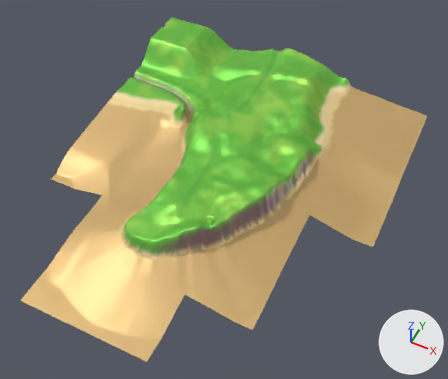
The glTF model native/world/r/pallet_house_trail/terrain.glb: old version first, new version second.
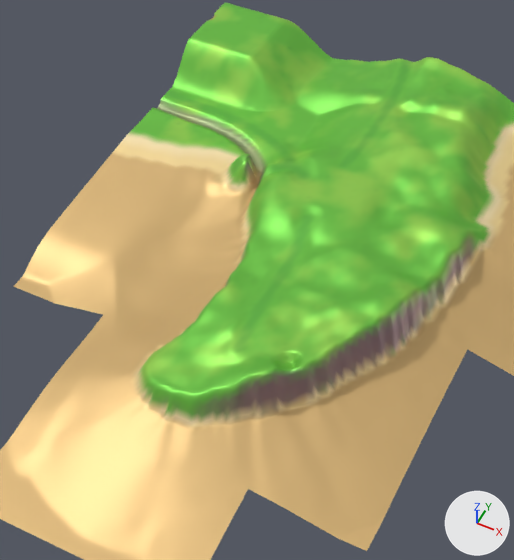
Each version is shown whole from a camera (50 mm lens) standing at (292.0, -395.0, 314.0) and looking at (165.0, -142.0, -4.0), then close up on the part from 10% to 75% of the width and 4% to 88% of the height. Lighting does not change. The marker at lower right points along +X, +Y and +Z. The last two pictures show the newer version. Where no turn or scale is listed for an object, it has been applied to the vertices. Vertices at exactly the same position are counted once.

In view in the first close-up: 'terrain_3_5', 'terrain_3_6', 'terrain_4_5'.
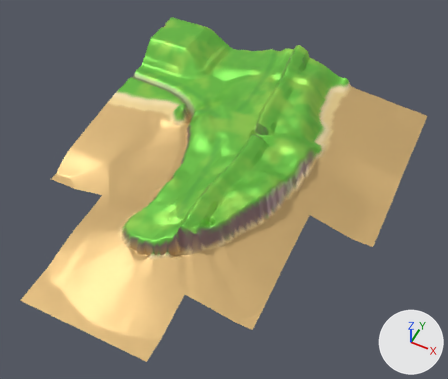
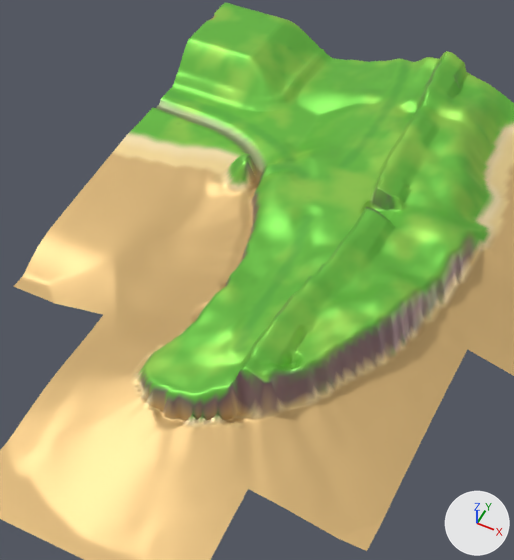
Edits to the bpy script that builds the scene:
```text
Change me_mesh_0:
    used by ob_terrain_3_5; location = (0.0, 0.0, 0.0)
    remove me_mesh_0.from_pydata(...)  # 14641 vertices, 28800 faces; spans x 45.0..225.0, y -180.0..0.0, z -14.0..20.0
    add me_mesh_0.from_pydata(...)  # 14641 vertices, 28800 faces; spans x 45.0..225.0, y -180.0..0.0, z -14.0..23.0
    me_mesh_0 part 1: 885 of 14641 vertices moved; they spanned x 158.0..178.0, y -180.0..0.0, z 11.0..18.0 and now span x 158.0..178.0, y -180.0..0.0, z 10.0..23.0; mean shift (0.0, 0.0, 4.0); largest move (160.0, -16.0, 14.0) -> (160.0, -16.0, 23.0)
    me_mesh_0 part 2: 369 of 14641 vertices moved; they spanned x 45.0..132.0, y -180.0..0.0, z -2.0..6.0 and now span x 45.0..132.0, y -180.0..0.0, z -2.0..7.0; mean shift (0.0, 0.0, -1.0); largest move (123.0, -116.0, 6.0) -> (123.0, -116.0, -2.0)
Change me_mesh_2:
    used by ob_terrain_3_6; location = (0.0, 0.0, 0.0)
    remove me_mesh_2.from_pydata(...)  # 4651 vertices, 9000 faces; spans x 90.0..225.0, y -270.0..-180.0, z -14.0..17.9
    add me_mesh_2.from_pydata(...)  # 4651 vertices, 9000 faces; spans x 90.0..225.0, y -270.0..-180.0, z -14.0..19.5
    me_mesh_2 part 3: 165 of 4651 vertices moved; they spanned x 123.0..174.0, y -220.5..-180.0, z -1.3..17.3 and now span x 123.0..174.0, y -220.5..-180.0, z -2.3..19.5; mean shift (0.0, 0.0, 0.4); largest move (163.5, -202.5, 12.6) -> (163.5, -202.5, -0.5)
    me_mesh_2 part 4: 166 faces centred in x 125.0..174.5, y -212.5..-180.5, z 3.3..17.5 are repainted in the vertex colours; the middle colour goes from green #7ec94e to green #8ab56a
    me_mesh_2 part 5: 164 faces centred in x 122.0..176.5, y -218.5..-180.5, z -0.9..3.9 are repainted in the vertex colours; the middle colour goes from yellow #dacf80 to beige #d9b67a
    me_mesh_2 part 6: 106 faces centred in x 124.0..175.0, y -214.0..-180.5, z 2.3..14.5 are repainted in the vertex colours; the middle colour goes from green #86bb69 to green #98b07a
```

Pixel boxes (x1, y1, x2, y2) of what changed, in the close-ups (514 x 560 px; the box of a moved part takes in the faces that stretch with it):
'terrain_3_6', reshaped, recoloured: (0, 315, 420, 560) in both
part 1 of me_mesh_0, moved or reshaped: before (259, 59, 466, 354); after (263, 51, 466, 354)
part 2 of me_mesh_0, moved or reshaped: before (157, 49, 326, 323); after (156, 49, 327, 323)
part 3 of me_mesh_2, moved or reshaped: before (136, 341, 292, 432); after (136, 332, 292, 432)
part 4 of me_mesh_2, recoloured: before (142, 341, 292, 407); after (142, 333, 292, 407)
part 5 of me_mesh_2, recoloured: (136, 357, 279, 428) in both
part 6 of me_mesh_2, recoloured: (142, 373, 277, 416) in both
